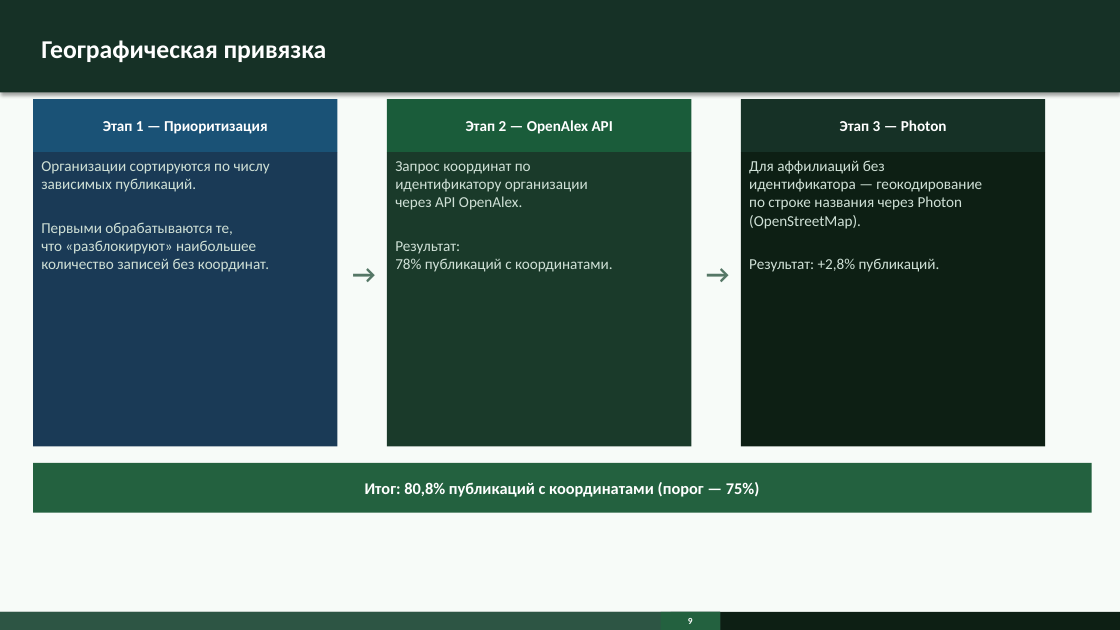
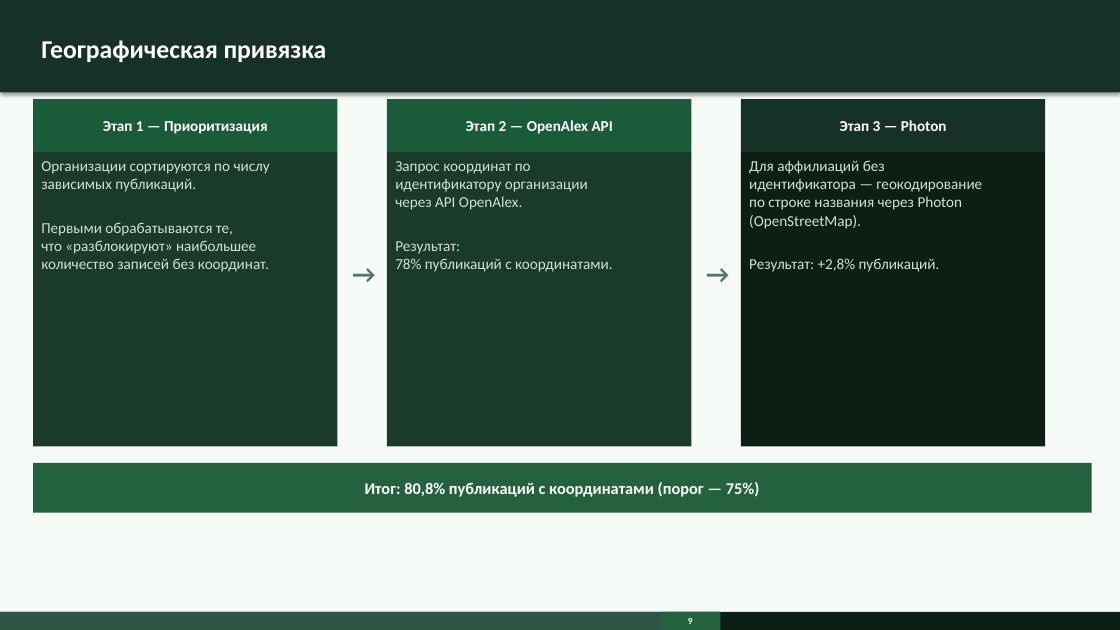
Before and after one commit to surnova2703/muiv3year, a slide deck: slide 9 of docs/Визуализация науки на основе метаданных публикаций и журналов.pptx. Drawn at 1120x630 pixels with LibreOffice and Linux fonts; fonts in the diff are those of the drawing. Boxes give left, top, right and bottom in pixels: in the first picture for what was removed or moved away, otherwise in the second. Text is boxed around its words. In the diff, an @@ line names an element or a change of style, - is before the commit and + after.

```diff
--- a/docs/Визуализация науки на основе метаданных публикаций и журналов.pptx
+++ b/docs/Визуализация науки на основе метаданных публикаций и журналов.pptx
@@ rectangle "Этап 1 — Приоритизация" at bbox=[33, 99, 337, 152]: fill #1A5276 to #1A5C3A @@
@@ rectangle "Организации сортируются по числу" at bbox=[33, 152, 337, 446]: fill #1A3A56 to #1A3A2A @@
```
Also in this commit, not shown: 4 other slides changed.
